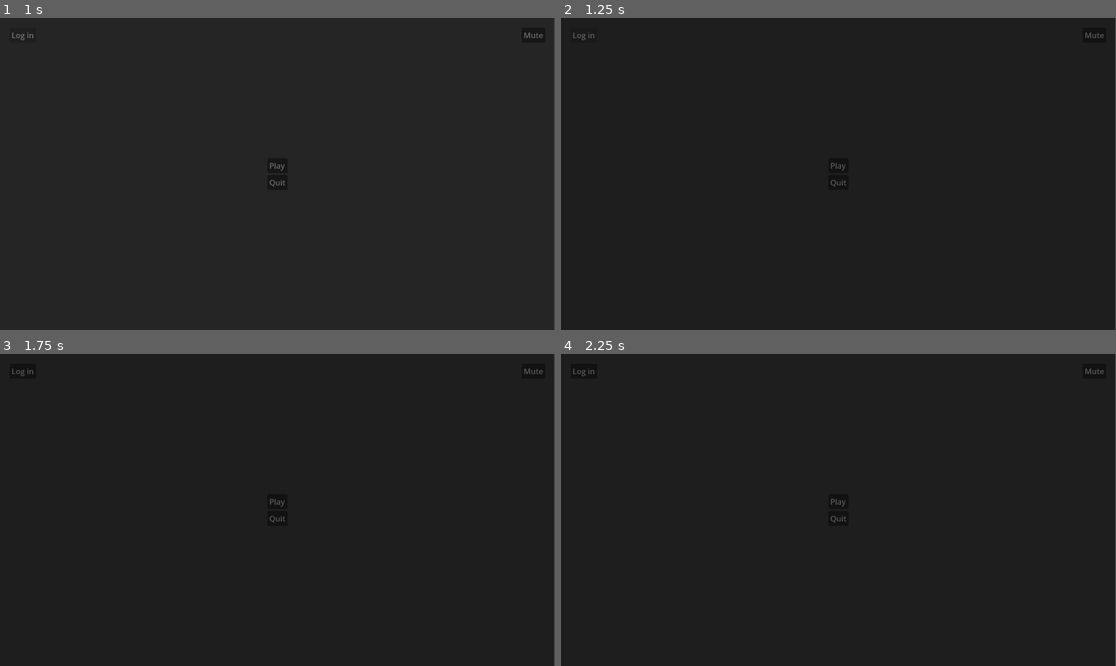
Above: before the commit, frames 1-4 (two rows, left to right).
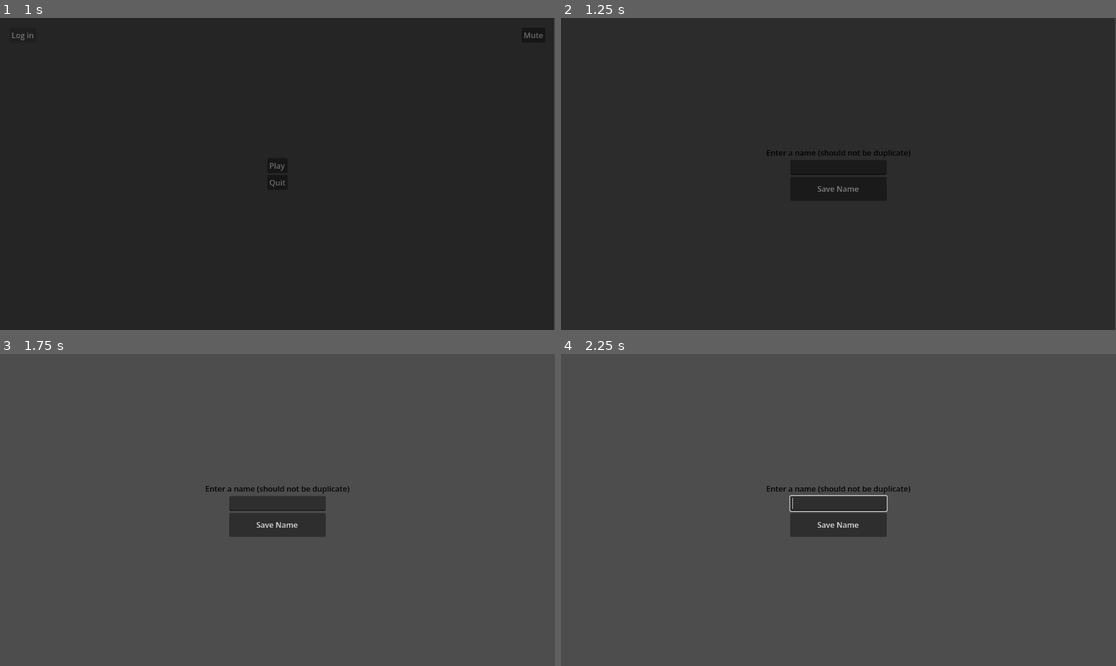
Above: after the commit, the same moments.

Repository: Thijs987/pse_onlycode
Game: Godot game, scene res://Scenes/StartMenu.tscn
Same seed, same stepped clock (60 frames per second), same inputs: the game is played once before the commit and once after it.
Inputs (mouse positions are in pixels of both pictures, inside the frame that each line leads up to):
- Up to frame 1 (1 s): click "Log in" at 0.5 s
- Up to frame 2 (1.25 s): no input
- Up to frame 3 (1.75 s): click (277, 525) at 1.25 s, where only the run after the commit has a clickable "Save Name"
- Up to frame 4 (2.25 s): click (838, 500) at 2 s, where only the run before the commit has a clickable "Play"

Frame 1 is identical in both runs. In frame 2, 0.4% of the frame differs, in the area x 2-99%, y 3-56%; in frame 3, 98%; in frame 4, 98%, in the area x 0-100%, y 0-100%.

Commit message:
Added barebones login page that only asks your name

Diff:
--- /dev/null
+++ b/Frontend/Scenes/LoginPage.tscn
@@ -0,0 +1,56 @@
+[gd_scene format=3 uid="uid://bwt1f1f61krv"]
+
+[ext_resource type="Script" uid="uid://x45d2qtogg0g" path="res://Scripts/Menus/LoginPage.gd" id="1_v0vm3"]
+
+[sub_resource type="LabelSettings" id="LabelSettings_sq1ca"]
+font_color = Color(0.012617188, 0.012617188, 0.012617188, 1)
+
+[node name="LoginPage" type="Control" unique_id=884357330]
+layout_mode = 3
+anchors_preset = 15
+anchor_right = 1.0
+anchor_bottom = 1.0
+grow_horizontal = 2
+grow_vertical = 2
+script = ExtResource("1_v0vm3")
+
+[node name="VBoxContainer" type="VBoxContainer" parent="." unique_id=1306938269]
+layout_mode = 1
+anchors_preset = 14
+anchor_top = 0.5
+anchor_right = 1.0
+anchor_bottom = 0.5
+offset_top = -23.0
+offset_bottom = 23.0
+grow_horizontal = 2
+grow_vertical = 2
+
+[node name="HBoxContainer1" type="HBoxContainer" parent="VBoxContainer" unique_id=990090928]
+layout_mode = 2
+size_flags_horizontal = 4
+size_flags_vertical = 4
+
+[node name="Label" type="Label" parent="VBoxContainer/HBoxContainer1" unique_id=914890401]
+layout_mode = 2
+text = "Enter a name (should not be duplicate)"
+label_settings = SubResource("LabelSettings_sq1ca")
+horizontal_alignment = 1
+
+[node name="HBoxContainer2" type="HBoxContainer" parent="VBoxContainer" unique_id=1116056025]
+layout_mode = 2
+size_flags_horizontal = 4
+
+[node name="LineEdit" type="LineEdit" parent="VBoxContainer/HBoxContainer2" unique_id=1431110833]
+custom_minimum_size = Vector2(200, 0)
+layout_mode = 2
+size_flags_horizontal = 4
+
+[node name="HBoxContainer3" type="HBoxContainer" parent="VBoxContainer" unique_id=1177321449]
+layout_mode = 2
+size_flags_horizontal = 4
+size_flags_vertical = 4
+
+[node name="Button" type="Button" parent="VBoxContainer/HBoxContainer3" unique_id=1799038425]
+custom_minimum_size = Vector2(200, 50)
+layout_mode = 2
+text = "Save Name"
--- /dev/null
+++ b/Frontend/Scripts/Menus/LoginPage.gd
@@ -0,0 +1,14 @@
+extends Control
+
+@onready var text_label: Label = $VBoxContainer/HBoxContainer1/Label
+@onready var name_input: LineEdit = $VBoxContainer/HBoxContainer2/LineEdit
+@onready var name_button: Button = $VBoxContainer/HBoxContainer3/Button
+
+# Called when the node enters the scene tree for the first time.
+func _ready() -> void:
+	name_button.pressed.connect(_on_name_button_pressed)
+
+func _on_name_button_pressed():
+	controller.PId = name_input.text
+	text_label.text = controller.PId
+	name_input.clear()
--- a/Frontend/Scripts/Menus/StartMenu.gd
+++ b/Frontend/Scripts/Menus/StartMenu.gd
@@ -46,7 +46,7 @@
 # Button to login page (Not yet with the right path!!!)
 func _on_login_pressed() -> void:
 	# Need to change this to real login page location
-	SceneLoader.load_scene("res://LoginPage.tscn")
+	SceneLoader.load_scene("uid://bwt1f1f61krv")
 
 	# Test to check logic
 	# is_logged_in = true
Not shown, added: Frontend/Scripts/Menus/LoginPage.gd.uid
